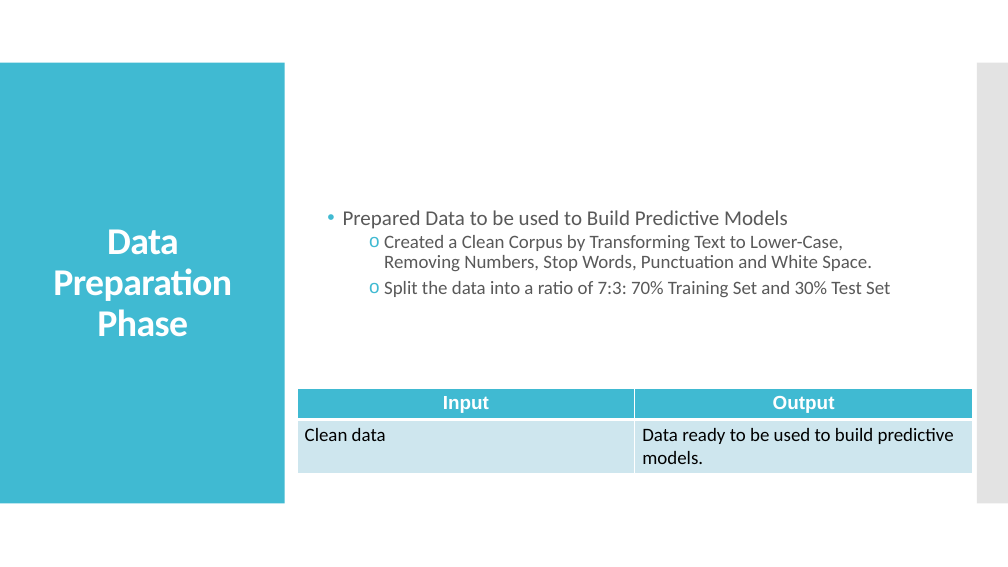
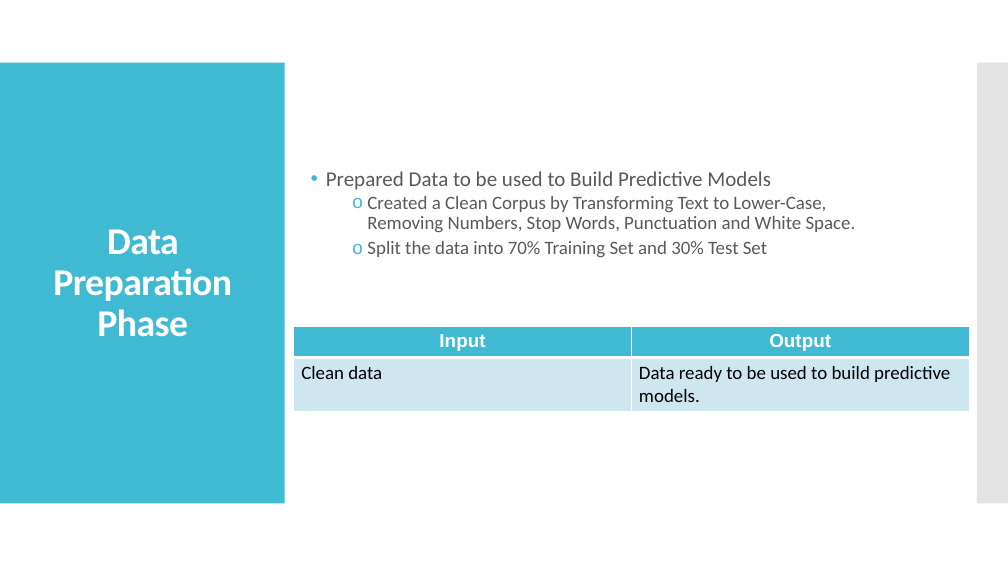
Before and after one commit to HarshitaJain0905/SMS_Spam_701, a slide deck: slide 10 of IFN701 PPT Week12.pptx (slide 11 before the commit). Drawn at 1008x567 pixels with LibreOffice and Linux fonts; fonts in the diff are those of the drawing. Boxes give left, top, right and bottom in pixels: in the first picture for what was removed or moved away, otherwise in the second. Text is boxed around its words. In the diff, an @@ line names an element or a change of style, - is before the commit and + after.

```diff
--- a/IFN701 PPT Week12.pptx
+++ b/IFN701 PPT Week12.pptx
@@ text "Prepared Data to be used ...": place and size @@
-text "Prepared Data to be used ..." at [343,210,890,297]
+text "Prepared Data to be used ..." at [326,171,856,257]
@@ text at [367,241,767,257]: text changed @@
-  o Split the data into a ratio of 7:3: 70% Training Set and 30% Test Set
+  o Split the data into 70% Training Set and 30% Test Set
@@ table: place and size @@
-table at [297,389,973,473]
+table at [294,327,970,411]
```
Also in this commit, not shown: 14 other slides changed, 2 slides added, 4 slides removed.
